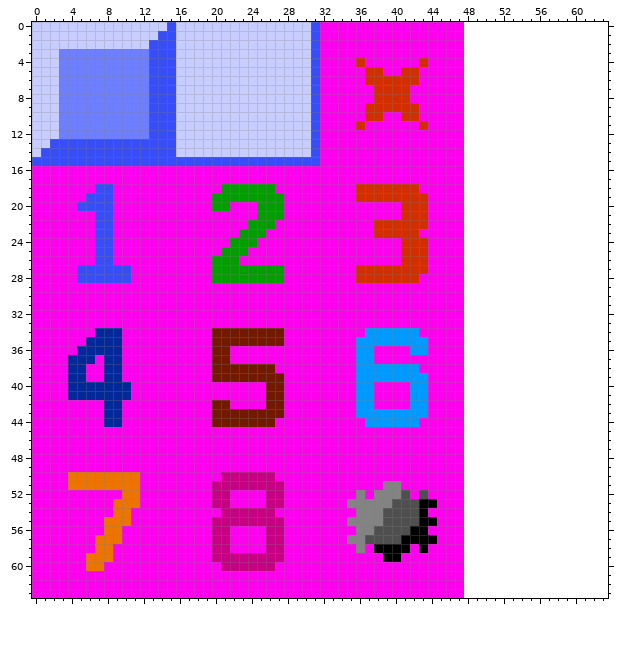
Pixel-art sprite: minesweeper/src/gfx/tiles16.png. The picture above was drawn from the file before the commit.
The file is 48x64 pixels. The old version is drawn lined up with the new one, on the new canvas.
The result:
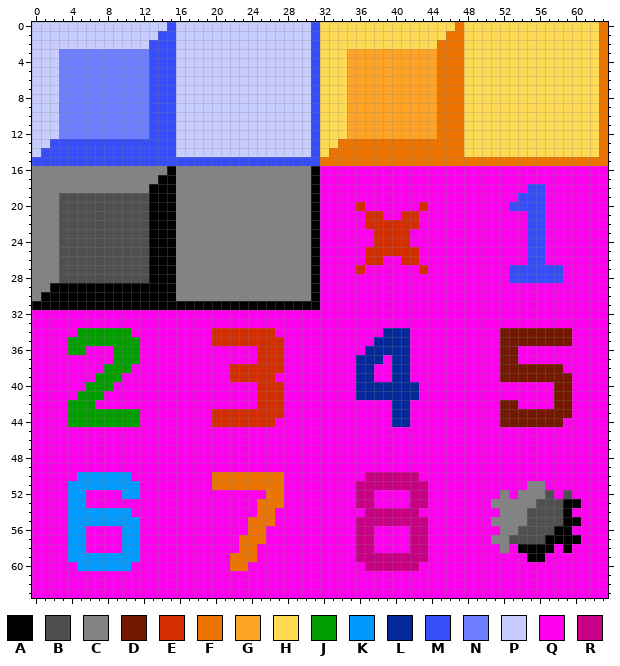
Palette (. is transparent): A #000000  B #4f4f4f  C #838383  D #721900  E #d22e00  F #ee7402  G #ffa327  H #ffdb54  J #029d00  K #009aff  L #02289a  M #374df7  N #6d7eff  P #c7cdff  Q #ff00ef  R #c70084
What changed:
canvas 48x64 -> 64x64
Changed rows in their new state; - is an unchanged pixel.
first column x 0:
 0 --------------------------------HHHHHHHHHHHHHHHFHHHHHHHHHHHHHHHF
 1 --------------------------------HHHHHHHHHHHHHHFFHHHHHHHHHHHHHHHF
 2 --------------------------------HHHHHHHHHHHHHFFFHHHHHHHHHHHHHHHF
 3 --------------------------------HHHGGGGGGGGGGFFFHHHHHHHHHHHHHHHF
 4 --------------------------------HHHGGGGGGGGGGFFFHHHHHHHHHHHHHHHF
 5 --------------------------------HHHGGGGGGGGGGFFFHHHHHHHHHHHHHHHF
 6 --------------------------------HHHGGGGGGGGGGFFFHHHHHHHHHHHHHHHF
 7 --------------------------------HHHGGGGGGGGGGFFFHHHHHHHHHHHHHHHF
 8 --------------------------------HHHGGGGGGGGGGFFFHHHHHHHHHHHHHHHF
 9 --------------------------------HHHGGGGGGGGGGFFFHHHHHHHHHHHHHHHF
10 --------------------------------HHHGGGGGGGGGGFFFHHHHHHHHHHHHHHHF
11 --------------------------------HHHGGGGGGGGGGFFFHHHHHHHHHHHHHHHF
12 --------------------------------HHHGGGGGGGGGGFFFHHHHHHHHHHHHHHHF
13 --------------------------------HHFFFFFFFFFFFFFFHHHHHHHHHHHHHHHF
14 --------------------------------HFFFFFFFFFFFFFFFHHHHHHHHHHHHHHHF
15 --------------------------------FFFFFFFFFFFFFFFFFFFFFFFFFFFFFFFF
16 CCCCCCCCCCCCCCCACCCCCCCCCCCCCCCA----------------QQQQQQQQQQQQQQQQ
17 CCCCCCCCCCCCCCAACCCCCCCCCCCCCCCA----------------QQQQQQQQQQQQQQQQ
18 CCCCCCCCCCCCCAAACCCCCCCCCCCCCCCA----QQQQQQQ-----QQQQQQQMMQQQQQQQ
19 CCCBBBBBBBBBBAAACCCCCCCCCCCCCCCA----QQQQQQQQ----QQQQQQMMMQQQQQQQ
20 CCCBBBBBBBBBBAAACCCCCCCCCCCCCCCA----E----QQ-----QQQQQMMMMQQQQQQQ
21 CCCBBBBBBBBBBAAACCCCCCCCCCCCCCCA-----EE----Q----QQQQQQQMMQQQQQQQ
22 CCCBBBBBBBBBBAAACCCCCCCCCCCCCCCA-----E-----Q----QQQQQQQMMQQQQQQQ
23 CCCBBBBBBBBBBAAACCCCCCCCCCCCCCCA----------Q-----QQQQQQQMMQQQQQQQ
24 CCCBBBBBBBBBBAAACCCCCCCCCCCCCCCA------EEE-QQ----QQQQQQQMMQQQQQQQ
25 CCCBBBBBBBBBBAAACCCCCCCCCCCCCCCA-----EEEE--Q----QQQQQQQMMQQQQQQQ
26 CCCBBBBBBBBBBAAACCCCCCCCCCCCCCCA-----EE----Q----QQQQQQQMMQQQQQQQ
27 CCCBBBBBBBBBBAAACCCCCCCCCCCCCCCA-----QQQQQQ-----QQQQQMMMMMMQQQQQ
28 CCCBBBBBBBBBBAAACCCCCCCCCCCCCCCA----QQQQQQQ-----QQQQQMMMMMMQQQQQ
29 CCAAAAAAAAAAAAAACCCCCCCCCCCCCCCA----------------QQQQQQQQQQQQQQQQ
30 CAAAAAAAAAAAAAAACCCCCCCCCCCCCCCA----------------QQQQQQQQQQQQQQQQ
31 AAAAAAAAAAAAAAAAAAAAAAAAAAAAAAAA----------------QQQQQQQQQQQQQQQQ
32 ------------------------------------------------QQQQQQQQQQQQQQQQ
33 ------------------------------------------------QQQQQQQQQQQQQQQQ
34 -----JJJJJJ---------EEEEEEEQ---------QQLLLQ-----QQQQDDDDDDDDQQQQ
35 ----JJJJJJJJ--------EEEEEEEE--------QQLLLLQQ----QQQQDDDDDDDDQQQQ
36 ----JJQQQJJJ--------QQ---EEE--------QLLLLLQQ----QQQQDDQQQQQQQQQQ
37 ----QQQ-QJJJ--------QQ---EEE--------LLL-LL------QQQQDDQQQQQQQQQQ
38 ----QQ--JJJ---------QQEEEEEE--------LLQQLLQ-----QQQQDDDDDDDQQQQQ
39 ----QQ-JJJ----------QQEEEEEQ--------LLQQLLQQ----QQQQDDDDDDDDQQQQ
40 ----QQJJJQQ--------------EEE--------LLLLLLLQ----QQQQQQQQQQDDQQQQ
41 ----QJJJQQQ--------------EEE--------LLLLLLLQ----QQQQQQQQQQDDQQQQ
42 ----JJJ-QQ----------QQ---EEE--------QQ--LLQQ----QQQQDDQQQQDDQQQQ
43 ----JJJJJJJJ--------EEEEEEEE--------QQQQLLQQ----QQQQDDDDDDDDQQQQ
44 ----JJJJJJJJ--------EEEEEEE----------QQQLLQ-----QQQQDDDDDDDQQQQQ
45 ------------------------------------------------QQQQQQQQQQQQQQQQ
46 ------------------------------------------------QQQQQQQQQQQQQQQQ
47 ------------------------------------------------QQQQQQQQQQQQQQQQ
48 ------------------------------------------------QQQQQQQQQQQQQQQQ
49 ------------------------------------------------QQQQQQQQQQQQQQQQ
50 ----QKKKKKKQ--------FFFFFFFF---------RRRRRR-----QQQQQQQQQQQQQQQQ
51 ----KKKKKKKK--------FFFFFFFF--------RRRRRRRR----QQQQQQQCCQQQQQQQ
52 ----KK----KK--------QQ----FF--------RRQQQQRR----QQQQCQCCCBQBQQQQ
53 ----KK---QQQ--------QQ---FFF-------QRRQQQQRRQ---QQQCCCCCBBBAAQQQ
54 ----KKKKKKK----------QQQQFF---------QRRRRRRQ----QQQQCCCBBBBAQQQQ
55 ----KKKKKKKK--------QQQQFFFQ-------QRRRRRRRRQ---QQQCCCCBBBBAAQQQ
56 ----KK--QQKK--------QQ--FFQQ--------RRQQQQRR----QQQQCCBBBBAAQQQQ
57 ----KK-QQQKK--------QQ-FFFQQ-------QRRQQQQRRQ---QQQCCBBBBAAAAQQQ
58 ----KK-QQ-KK--------QQ-FF-QQ--------RRQQQQRR----QQQQCQAAAAQAQQQQ
59 ----KKKKKKKK--------QQFFFQQQ--------RRRRRRRR----QQQQQQQAAQQQQQQQ
60 -----KKKKKK----------QFFQQQ----------RRRRRR-----QQQQQQQQQQQQQQQQ
61 ------------------------------------------------QQQQQQQQQQQQQQQQ
62 ------------------------------------------------QQQQQQQQQQQQQQQQ
63 ------------------------------------------------QQQQQQQQQQQQQQQQ
Changed places in both pictures, as pixel boxes (x1, y1, x2, y2):
changed: (32, 22, 608, 598)
